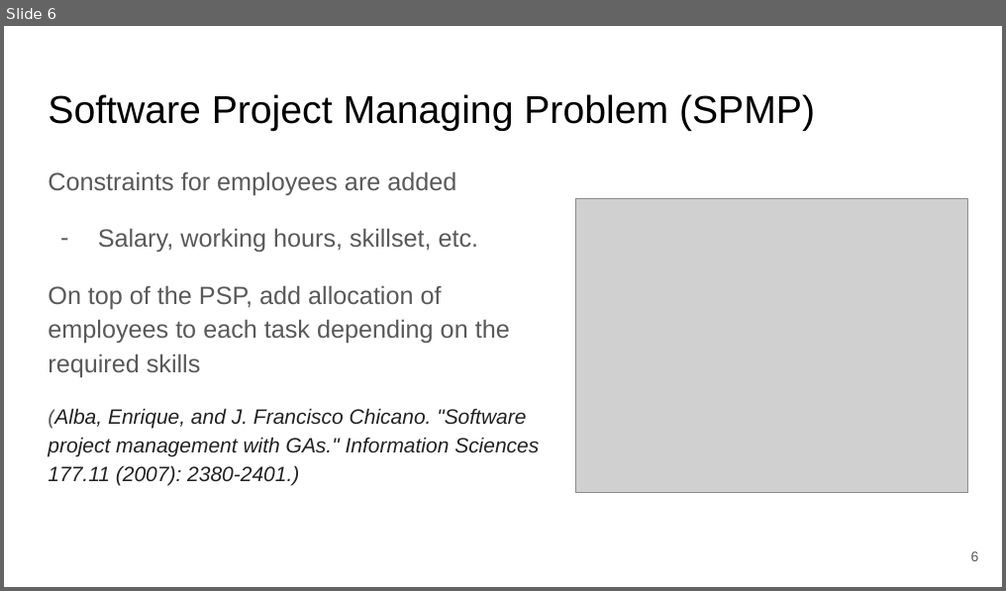
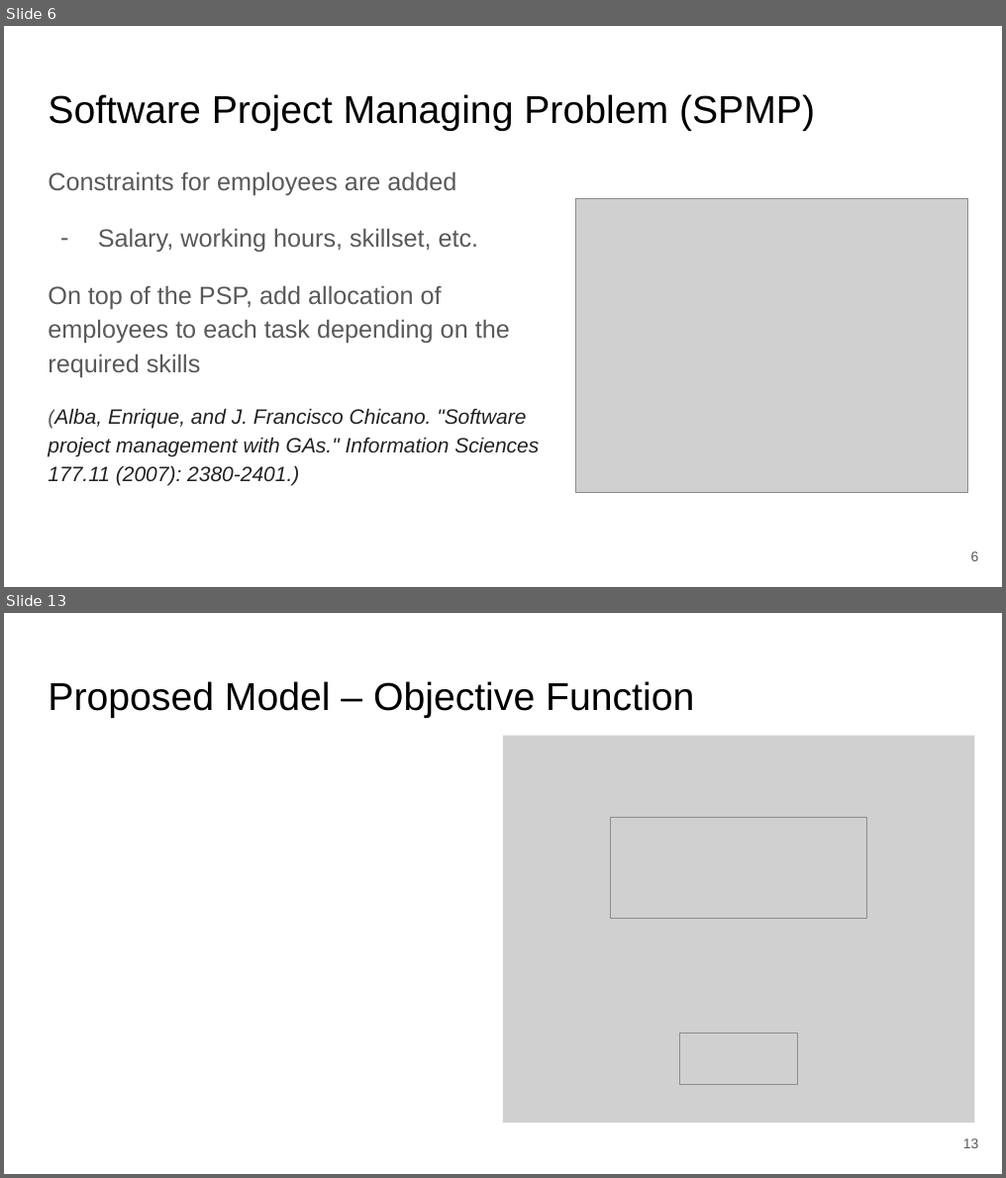
Before and after one commit to hhosu107/SBSE, a slide deck: Courseworks/Paper Reading Slide preparation/Ant Colony Optimization for SW Project Scheduling and Staffing with an Event-Based Scheduler.pptx. Shown one above the other, each under a label of ours: slide 6 before the commit, slides 6 and 13 after it; the slides between them are not shown. The pictures are 1006x591 and 1006x1178 pixels, drawn with LibreOffice and Linux fonts; fonts in the diff are those of the drawing; grey boxes stand for pictures. Boxes give left, top, right and bottom in pixels: in the first picture for what was removed or moved away, otherwise in the second. Text is boxed around its words. In the diff, an @@ line names an element or a change of style, - is before the commit and + after.

```diff
--- a/Courseworks/Paper Reading Slide preparation/Ant Colony Optimization for SW Project Scheduling and Staffing with an Event-Based Scheduler.pptx
+++ b/Courseworks/Paper Reading Slide preparation/Ant Colony Optimization for SW Project Scheduling and Staffing with an Event-Based Scheduler.pptx
@@ slide 13 added at bbox=[4, 613, 1002, 1174], background #FFFFFF @@
@@ title added at bbox=[48, 681, 694, 718], 28 pt, text #000000 @@
+Proposed Model – Objective Function
@@ picture added at bbox=[503, 736, 975, 1123] @@
@@ picture added at bbox=[611, 818, 867, 918] @@
@@ picture added at bbox=[679, 1033, 798, 1085] @@
@@ page number added at bbox=[963, 1139, 979, 1149], 10 pt, text #595959 @@
+13
```
Also in this commit, not shown: 4 slides changed, 11 other slides added, 7 slides removed, 1 other file.
